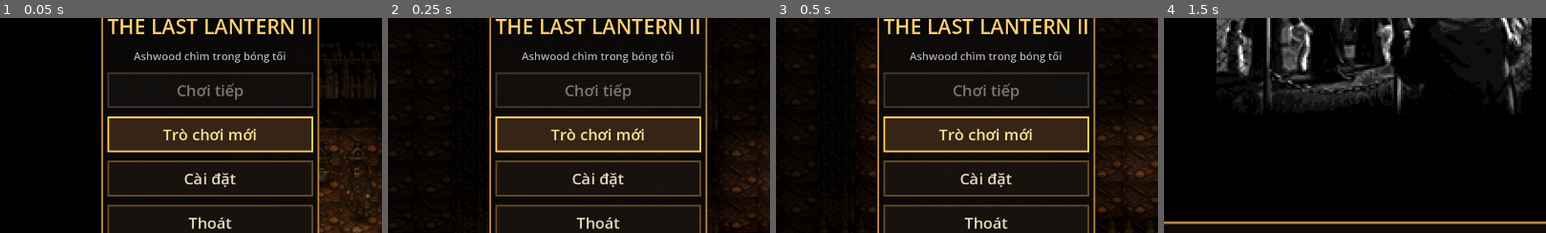
Above: before the commit, frames 1-4 (left to right).
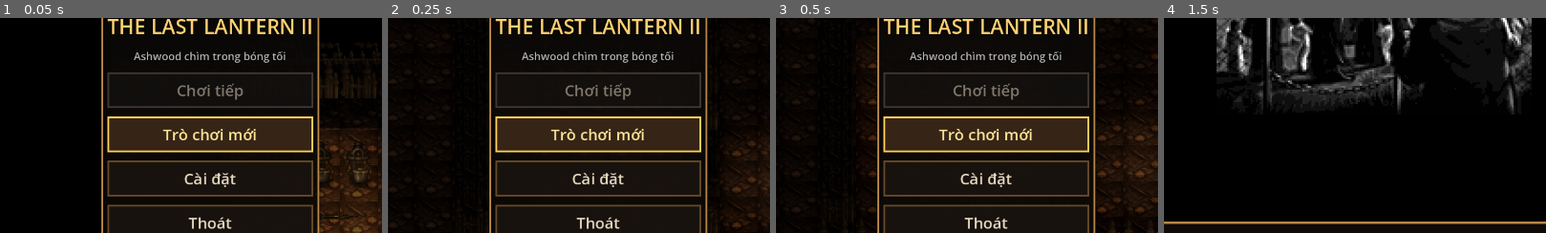
Above: after the commit, the same moments.

Repository: TienDungwork/The-Last-Lantern
Game: Godot game, scene res://src/game.tscn
Two runs of this game, one before a commit and one after it. Both use one fixed random seed, a clock stepped at 60 frames per second and the inputs below.
Inputs (mouse positions are % of the whole screen's width and height, from its top left):
- Up to frame 1 (0.05 s): no input
- Up to frame 2 (0.25 s): no input
- Up to frame 3 (0.5 s): no input
- Up to frame 4 (1.5 s): tap Enter (interact) at 0.5 s; move the mouse to (72, 45) at 0.52 s; hold Right (move_right) 0.53-1.28 s; hold Enter (interact) 0.53-1.28 s; tap Space at 0.77, 1.25 s; move the mouse to (30, 55) at 1.27 s; hold Down (move_down) from 1.28 s (still down); tap E at 1.35 s
The pictures show only the part of the screen within x 22-72%, y 25-75%; the shares and areas given below are measured in that part.

The runs differ from the first frame. In frame 1, 0.7% of the frame differs, in the area x 83-98%, y 65-97%; in frame 2, less than 0.1%; in frame 3, less than 0.1%; in frame 4, nothing differs.

Commit message:
FX: door wipe (SPECIAL 7), Hale lie/get up (15/16), dog (5/6/9), dead trees (13), flickering PUB sign (14)
Co-authored-by: Cursor <cursoragent@cursor.com>

Diff:
--- a/src/core/grid_state.gd
+++ b/src/core/grid_state.gd
@@ -56,6 +56,7 @@
 var pointers: Dictionary = {}    # op 27, slot -> {at, dir} (mũi tên) | {hud} (nháy HUD); mất khi vào màn
 var forced: Dictionary = {}      # op 8: {dir, n} còn phải ép đi; trong lúc này bỏ qua phím
 var sun_beam: Dictionary = {}    # SPECIAL 0/1/3 (field_334/335/336): {n: số tia 1|2, at: ô gốc}; mất khi vào màn
+var dog := {"at": Vector2i.ZERO, "visible": false, "pose": 0, "sleep": false}   # SPECIAL 5/6/9 (field_343..349), màn 15
 var light: Array = []            # độ sáng từng ô; rỗng = cần tính lại (light_map())
 var player: Vector2i
 var facing: int = 2
--- a/src/core/script_vm.gd
+++ b/src/core/script_vm.gd
@@ -201,6 +201,19 @@
 							st.out.append({"type": "say", "text_id": 247 + g, "portrait": -1})
 					st.out.append({"type": "game_end"})
 				18: st.out.append({"type": "autosave", "at": st.player})
+				5:
+					st.dog.at = Vector2i(int(e.x), int(e.y))
+					st.dog.visible = not st.dog.visible
+				6: st.dog.pose = 1 - st.dog.pose
+				9: st.dog.sleep = true
+				7:   # method_185: xoá màn 7x7; bản gốc dừng kịch bản tới khi xong (field_353) rồi trả điều khiển
+					st.out.append({"type": "wipe"})
+					st.control = true
+				15, 16:   # method_105: Hale nằm xuống / đứng dậy, kịch bản chờ xong (field_413)
+					st.out.append({"type": "pose", "lying": int(a[0]) == 15})
+					st.control = int(a[0]) == 16
+				13, 14:
+					pass   # cây chết / biển PUB chớp: LevelBuilder quét sự kiện khi dựng cảnh (method_190/193)
 				_: st.out.append({"type": "special", "code": int(a[0])})
 		_:
 			push_error("ScriptVM: mã lệnh lạ %d" % op)
--- a/src/game.gd
+++ b/src/game.gd
@@ -31,6 +31,9 @@
 var _cutscene: ColorRect        # op 13: phủ màn đen + tranh
 var music: AudioStreamPlayer
 var _beam_view := Node3D.new()    # SPECIAL 0/1/3
+var _dog_view := Node3D.new()     # SPECIAL 5/6/9
+var _wipe := Wipe.new()           # SPECIAL 7
+var _fx_wait := 0.0               # giây còn lại của hiệu ứng đang chặn hàng đợi thoại (xoá màn, nằm/đứng dậy)
 var music_track := -1
 var _say_queue: Array = []
 var _reload_after_dialog := false
@@ -65,6 +68,8 @@
 		fill.light_volumetric_fog_energy = 0.0
 		actor.add_child(fill)
 	world.add_child(_beam_view)
+	_dog_view.rotation.x = -PI / 2   # frame gốc vẽ từ trên xuống: nằm phẳng trên sàn
+	world.add_child(_dog_view)
 	rig = CameraRig.new()
 	rig.target = actor
 	world.add_child(rig)
@@ -77,6 +82,7 @@
 	_cutscene.set_anchors_and_offsets_preset(Control.PRESET_FULL_RECT)
 	_cutscene.hide()
 	ui.add_child(_cutscene)
+	ui.add_child(_wipe)
 	dialog = DialogBox.new()
 	ui.add_child(dialog)
 	dialog.closed.connect(_next_say)
@@ -100,6 +106,7 @@
 	world = World.new()
 	load_level(0)
 	_say_queue.clear()
+	_fx_wait = 0.0
 	dialog.hide()
 	hud.hide()
 	menu.has_save = FileAccess.file_exists(SAVE_PATH)
@@ -175,6 +182,8 @@
 	_hud_slots.clear()
 	hud.highlight = -1
 	_set_cutscene(-1)
+	_fx_wait = 0.0
+	_wipe.hide()
 	if LEVEL_MUSIC[n] >= 0:
 		play_music(LEVEL_MUSIC[n])
 	if n == ScriptVM.AUTOSAVE_LEVEL:
@@ -198,6 +207,12 @@
 	hud.show_state(state, rules.light[state.player.y][state.player.x])
 
 func _process(delta: float) -> void:
+	if _fx_wait > 0.0:
+		_fx_wait -= delta
+		if _fx_wait <= 0.0:
+			_wipe.hide()   # method_187: kín màn là tắt ngay, kịch bản chạy tiếp
+			_next_say()
+		return
 	if menu.visible or _reload_after_dialog or dialog.visible or not _pending_level.is_empty():
 		return
 	# Giữ phím là đi liên tục, mỗi ô đúng một nhịp ActorView.STEP_TIME (kể cả khi đâm tường,
@@ -240,6 +255,29 @@
 	_sync_list(state.fireballs.map(func(p): return {"pos": p}), _fireball_views, 1, _sprite_view.bind("at_00", true))
 	if _beam_view.get_meta("beam", {}) != state.sun_beam:
 		_show_sun_beam(state.sun_beam)
+	if _dog_view.get_meta("dog", {}) != state.dog:
+		_show_dog(state.dog)
+
+## method_186: tư thế 0 = frame 148/145/146 + đầu 147 (nháy sang 149 mỗi 500 ms, ngủ 150 ms và rung), tư thế 1 = 150/151/152.
+func _show_dog(d: Dictionary) -> void:
+	_dog_view.set_meta("dog", d.duplicate())
+	for c in _dog_view.get_children():
+		c.queue_free()
+	if not d.visible:
+		return
+	_dog_view.position = LevelBuilder.world_pos(d.at, 0.02) - Vector3(0.5, 0, 0.5)
+	for f in ([150, 151, 152] if d.pose == 1 else [148, 145, 146, 147]):
+		_dog_view.add_child(LevelBuilder.frame_sprite(f))
+	if d.pose == 0:
+		var t := Timer.new()
+		t.timeout.connect(_dog_blink.bind(_dog_view.get_child(-1), d.sleep))
+		_dog_view.add_child(t)
+		t.start(0.15 if d.sleep else 0.5)
+
+func _dog_blink(head: Sprite3D, sleep: bool) -> void:
+	LevelBuilder.set_frame(head, 149 if head.get_meta("frame") == 147 else 147)
+	var j := Vector2(randi_range(-2, 2), randi_range(-2, 2)) if sleep else Vector2.ZERO
+	head.position = Vector3(j.x, -j.y, 0) / 16.0
 
 ## SPECIAL 0/1/3: tia nắng chéo từ trên ô gốc xuống sàn 3 ô phía dưới (bức tượng), 1 hoặc 2 tia.
 func _show_sun_beam(b: Dictionary) -> void:
@@ -327,7 +365,7 @@
 
 func _unhandled_input(ev: InputEvent) -> void:
 	# DialogBox (sâu hơn trong cây) nhận phím trước và đánh dấu handled khi đang mở.
-	if menu.visible or dialog.visible or not _pending_level.is_empty() or _reload_after_dialog:
+	if menu.visible or dialog.visible or not _pending_level.is_empty() or _reload_after_dialog or _fx_wait > 0.0:
 		return
 	menu.world = world
 	if ev.is_action_pressed("interact"):
@@ -351,7 +389,7 @@
 				actor.face(o.dir)
 			"teleported":
 				actor.snap_to(o.to)
-			"say", "pointer", "cutscene", "cutscene_end", "game_end":   # áp đúng lúc giữa các câu thoại (kịch bản dừng ở mỗi câu)
+			"say", "pointer", "cutscene", "cutscene_end", "game_end", "wipe", "pose":   # áp đúng lúc giữa các câu thoại (kịch bản dừng ở mỗi câu)
 				_say_queue.append(o)
 			"box_moved":
 				builder.move_box(o.from, o.to)
@@ -367,7 +405,7 @@
 				_say_queue.append({"text_id": 162, "portrait": -1})
 				_reload_after_dialog = true
 	_refresh_light()
-	if not dialog.visible:
+	if not dialog.visible and _fx_wait <= 0.0:
 		_next_say()
 
 func _next_say() -> void:
@@ -377,6 +415,14 @@
 			"pointer": _set_pointer(p.slot, p.value)
 			"cutscene": _set_cutscene(p.frame)
 			"cutscene_end": _set_cutscene(-1)
+			"wipe":
+				_wipe.start()
+				_fx_wait = Wipe.TIME
+				return
+			"pose":
+				_fx_wait = actor.lie(p.lying)
+				if _fx_wait > 0.0:
+					return
 			"game_end":
 				_to_title()
 				return
--- a/src/ui/portraits.gd
+++ b/src/ui/portraits.gd
@@ -10,7 +10,8 @@
 	if _frames.is_empty():
 		_frames = LevelData.read_json("res://data/frames.json")
 	var f: Array = _frames[id]
-	return {"png": f[0], "rect": Rect2(int(f[1]), int(f[2]), int(f[3]), int(f[4]))}
+	# anchor: class_7.method_55 vẽ frame tại (x, y) - anchor
+	return {"png": f[0], "rect": Rect2(int(f[1]), int(f[2]), int(f[3]), int(f[4])), "anchor": Vector2(int(f[5]), int(f[6]))}
 
 static func texture(id: int) -> Texture2D:
 	if _cache.has(id):
--- /dev/null
+++ b/src/ui/wipe.gd
@@ -0,0 +1,37 @@
+class_name Wipe
+extends Control
+## SPECIAL 7 (method_185/187/184): lưới 7x7 ô đen nở từ tâm mỗi ô, lan chéo từ góc trên trái.
+## Mỗi tick 20 ms ô đang lan to thêm 1/16; mỗi 8 tick mặt lan tiến một đường chéo (tối đa 12).
+
+const TICK_MS := 20
+const END_TICKS := 8 * 12 + 15   # ô góc dưới phải (chéo 12) vừa kín thì xong
+const TIME := END_TICKS * TICK_MS / 1000.0
+
+var _ms := 0.0
+
+func _init() -> void:
+	set_anchors_and_offsets_preset(PRESET_FULL_RECT)
+	mouse_filter = MOUSE_FILTER_IGNORE
+	hide()
+
+## Độ lớn ô trên đường chéo d (= i + j) sau `ticks` tick, 0..16.
+static func cell(ticks: int, d: int) -> int:
+	return clampi(ticks - maxi(8 * d, 1) + 1, 0, 16)
+
+func start() -> void:
+	_ms = 0.0
+	show()
+	queue_redraw()
+
+func _process(delta: float) -> void:
+	if visible:
+		_ms += delta * 1000.0
+		queue_redraw()
+
+func _draw() -> void:
+	var ticks := int(_ms / TICK_MS)
+	var c := size / 7.0
+	for i in 7:
+		for j in 7:
+			var k := cell(ticks, i + j) / 16.0
+			draw_rect(Rect2(Vector2(i, j) * c + c * (1.0 - k) / 2.0, c * k), Color.BLACK)
--- a/src/view/actor.gd
+++ b/src/view/actor.gd
@@ -73,6 +73,24 @@
 	if s and dir in [1, 3]:
 		s.flip_h = dir == 1
 
+## SPECIAL 15/16 (method_105, field_145..148): nằm xuống 0.2 s rồi nằm yên; đứng dậy sau 1.5 s nằm, 1.3 s nhổm lên.
+## Kiểu B: ngả sprite nằm ngang (bỏ kéo cao bù góc nhìn khi nằm).
+func lie(lying: bool) -> float:
+	var s := get_child(0) as Sprite3D
+	if s == null:
+		return 0.0
+	var up_scale := 1.0 / cos(deg_to_rad(LevelBuilder.B_PITCH))
+	var tw := create_tween().set_parallel()
+	if lying:
+		tw.tween_property(s, "rotation:z", PI / 2, 0.2)
+		tw.tween_property(s, "scale:y", 1.0, 0.2)
+		return 1.7
+	s.rotation.z = PI / 2
+	s.scale.y = 1.0
+	tw.tween_property(s, "rotation:z", 0.0, 1.3).set_delay(1.5)
+	tw.tween_property(s, "scale:y", up_scale, 1.3).set_delay(1.5)
+	return 2.8
+
 func set_anim(anim: String) -> void:
 	var ap := get_node_or_null("AnimationPlayer") as AnimationPlayer
 	if ap and ap.has_animation(anim):
--- a/src/view/level_builder.gd
+++ b/src/view/level_builder.gd
@@ -53,6 +53,61 @@
 	s.add_child(shadow)
 	return s
 
+## Frame gốc (16 px mỗi ô), origin = góc trên trái ô như method_55; trục y của sprite = hướng bắc của ảnh.
+## ponytail: dùng hình gốc vì bộ sprite AI chưa có con chó / biển PUB; vẽ lại thì thay bằng sprite().
+static func frame_sprite(frame: int) -> Sprite3D:
+	var s := Sprite3D.new()
+	s.pixel_size = TILE / 16.0
+	s.centered = false
+	s.alpha_cut = SpriteBase3D.ALPHA_CUT_DISCARD
+	s.texture_filter = BaseMaterial3D.TEXTURE_FILTER_NEAREST
+	set_frame(s, frame)
+	return s
+
+static func set_frame(s: Sprite3D, frame: int) -> void:
+	var f := Portraits.frame(frame)
+	s.texture = Portraits.texture(frame)
+	s.offset = Vector2(-f.anchor.x, f.anchor.y - f.rect.size.y)
+	s.set_meta("frame", frame)
+
+## SPECIAL 13 (method_190): cây chết ở tối đa 3 ô; SPECIAL 14 (method_193/191/192): biển PUB, chữ B chớp tắt.
+func _decor(s: GridState) -> void:
+	var trees := 0
+	for e in s.events:
+		if not e.has("x") or e.commands.is_empty() or int(e.commands[0].op) != 30:
+			continue
+		var at := Vector2i(int(e.x), int(e.y))
+		match int(e.commands[0].args[0]):
+			13 when trees < 3:
+				trees += 1
+				var t := sprite("ao_00")
+				t.scale *= 54.0 * 2 / t.texture.get_width()   # rộng bằng frame 129 gốc (54 px)
+				t.position = world_pos(at) + Vector3(0, 0, -0.5)
+				add_child(t)
+			14:
+				var pub := frame_sprite(119)
+				pub.shaded = false
+				pub.scale.y = 1.0 / cos(deg_to_rad(B_PITCH))
+				pub.position = world_pos(at) + Vector3(-0.5, 1.5, -0.5)   # ponytail: treo tạm trên nóc nhà, bản gốc vẽ phẳng
+				add_child(pub)
+				var b := frame_sprite(120)
+				b.shaded = false
+				b.position.z = 0.01
+				pub.add_child(b)
+				var timer := Timer.new()
+				timer.timeout.connect(_flicker.bind(b, timer))
+				pub.add_child(timer)
+				b.hide()
+				timer.start(5.0)
+
+## method_191: sáng 100-150 ms, tắt 100-150 ms, 1/4 số lần tắt 5-8 s.
+static func _flicker(b: Sprite3D, timer: Timer) -> void:
+	b.visible = not b.visible
+	var ms := 100 + randi() % 50
+	if not b.visible and randi() % 4 == 0:
+		ms = 5000 + randi() % 3000
+	timer.start(ms / 1000.0)
+
 ## Vật liệu kiểu A: ánh sáng phân bậc (toon) + viền sẫm bằng mặt lật phóng to.
 static func toon(color: Color) -> StandardMaterial3D:
 	var m := StandardMaterial3D.new()
@@ -100,6 +155,7 @@
 			_place(s, Vector2i(x, y))
 	for p in s.boxes:
 		boxes[p] = _block(p, s.boxes[p])
+	_decor(s)
 
 func move_box(from: Vector2i, to: Vector2i) -> void:
 	var mi: Node3D = boxes[from]
--- a/tests/integration/test_change_level.gd
+++ b/tests/integration/test_change_level.gd
@@ -17,6 +17,7 @@
 		if game.dialog.visible:
 			game.dialog.hide()
 			game.dialog.closed.emit()
+		skip_fx(game)
 		await tree.process_frame
 	eq(game.state.level.index, 14, "đã sang màn 14")
 	eq(game.state.player, Vector2i(13, 6), "đứng đúng chỗ")
--- a/tests/integration/test_entity_views.gd
+++ b/tests/integration/test_entity_views.gd
@@ -6,6 +6,7 @@
 	game.show_title = false
 	tree.root.add_child(game)
 	await tree.process_frame
+	skip_fx(game)
 	while game.dialog.visible:
 		game.dialog.hide()
 		game.dialog.closed.emit()
@@ -46,6 +47,29 @@
 	eq(game._beam_view.get_child_count(), 2, "hai tia nắng")
 	game.free()
 
+func test_door_wipe_then_change_level() -> void:
+	# Màn 15: event#9 hiện con chó; event#1 SPECIAL 7 rồi sang màn 8, chỉ đổi màn khi xoá màn xong.
+	var game: Node = load("res://src/game.tscn").instantiate()
+	game.show_title = false
+	game.start_level = 15
+	tree.root.add_child(game)
+	await tree.process_frame
+	game._say_queue.clear()
+	game.dialog.hide()
+	game.state.vm.run(game.state.events[9])
+	game._sync_entities()
+	eq(game._dog_view.get_child_count(), 5, "con chó: 4 mảnh + hẹn giờ nháy")
+	game.state.vm.run(game.state.events[1])
+	var out: Array = game.state.out.duplicate()
+	game.state.out.clear()
+	game._handle(out)
+	ok(game._wipe.visible and game.state.level.index == 15, "đang xoá màn, chưa đổi màn")
+	game._process(Wipe.TIME + 0.01)
+	eq([game._wipe.visible, game.state.level.index], [false, 8], "xoá xong: tắt lớp phủ, sang màn 8")
+	game.builder.build(GridState.new(LevelData.load_level(14)))
+	eq(game.builder.find_children("*", "Timer", true, false).size(), 1, "màn 14: biển PUB có đèn chớp")
+	game.free()
+
 func test_boss_view_follows_core() -> void:
 	var game: Node = load("res://src/game.tscn").instantiate()
 	game.show_title = false
--- a/tests/integration/test_walk.gd
+++ b/tests/integration/test_walk.gd
@@ -7,6 +7,7 @@
 	game.show_title = false
 	tree.root.add_child(game)
 	await tree.process_frame
+	skip_fx(game)
 	while game.dialog.visible:   # thoại mở đầu màn 0 (sự kiện on-enter)
 		game.dialog.hide()
 		game.dialog.closed.emit()
--- a/tests/lib/test_case.gd
+++ b/tests/lib/test_case.gd
@@ -9,6 +9,11 @@
 	if got != want:
 		errors.append("%s: muốn %s, nhận %s" % [msg, str(want), str(got)])
 
+## Cho hiệu ứng đang chặn hàng đợi thoại của game.gd (xoá màn, Hale đứng dậy ở màn 0) chạy xong ngay.
+func skip_fx(game: Node) -> void:
+	while game._fx_wait > 0.0:
+		game._process(game._fx_wait + 0.01)
+
 func ok(cond: bool, msg: String) -> void:
 	if not cond:
 		errors.append(msg)
--- a/tests/unit/test_script_vm.gd
+++ b/tests/unit/test_script_vm.gd
@@ -137,6 +137,18 @@
 	ok(s.event_active[14] and s.sun_beam.is_empty(), "đủ điều kiện: chạy tiếp, tắt tia")
 	ok(s.out.any(func(o): return o.type == "cutscene" and o.frame == 182), "cảnh ghép chìa khóa")
 
+func test_fx_specials() -> void:
+	var s := GridState.new(LevelData.load_level(15))
+	s.vm.run(s.events[9])
+	eq([s.dog.at, s.dog.visible], [Vector2i(8, 4), true], "SPECIAL 5: chó hiện ở ô sự kiện")
+	s.vm.run({"flags": 0, "commands": [{"op": 30, "args": [6]}, {"op": 30, "args": [9]}]})
+	eq([s.dog.pose, s.dog.sleep], [1, true], "SPECIAL 6 đổi tư thế, 9 ngủ")
+	s.out.clear()
+	s.vm.run({"flags": 0, "commands": [{"op": 30, "args": [15]}, {"op": 30, "args": [7]}]})
+	eq(s.out, [{"type": "pose", "lying": true}, {"type": "wipe"}], "SPECIAL 15 nằm, 7 xoá màn")
+	eq([Wipe.cell(16, 0), Wipe.cell(16, 1), Wipe.cell(16, 2), Wipe.cell(Wipe.END_TICKS, 12)], [16, 9, 1, 16],
+		"ô chéo d nở từ tick 8d, kín 16 ở tick cuối")
+
 func test_game_end_stats() -> void:
 	# SPECIAL 17 (method_217): câu 246 kèm thống kê + hạng, 245 mã thưởng, 247+g cho minigame đã tìm, rồi hết game.
 	var s := GridState.new(LevelData.load_level(0))
Binary file added: assets/original/al.png
Not shown, added: assets/original/al.png.import
Binary file added: assets/original/ar.png
Not shown, added: assets/original/ar.png.import
Not shown, added: src/ui/wipe.gd.uid
